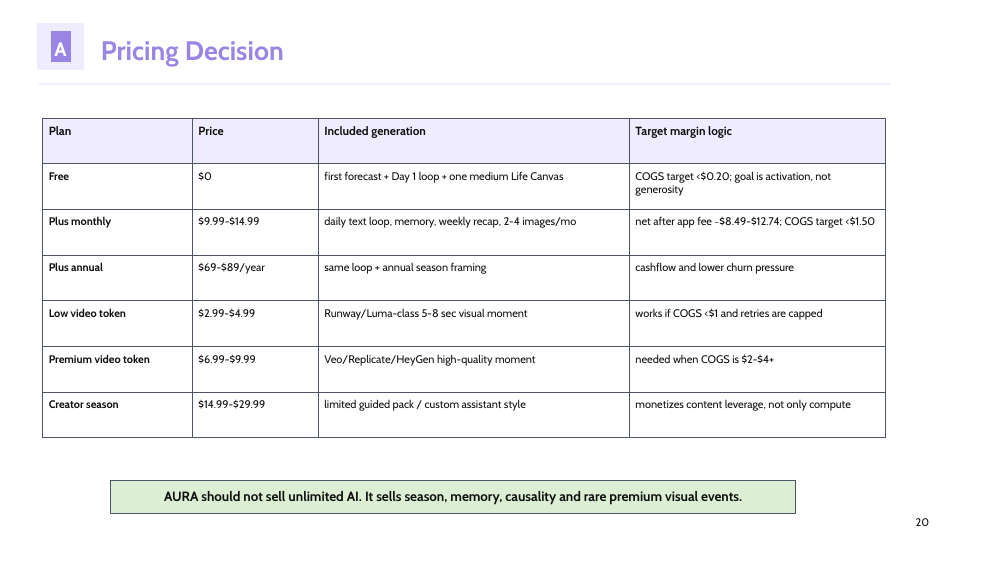
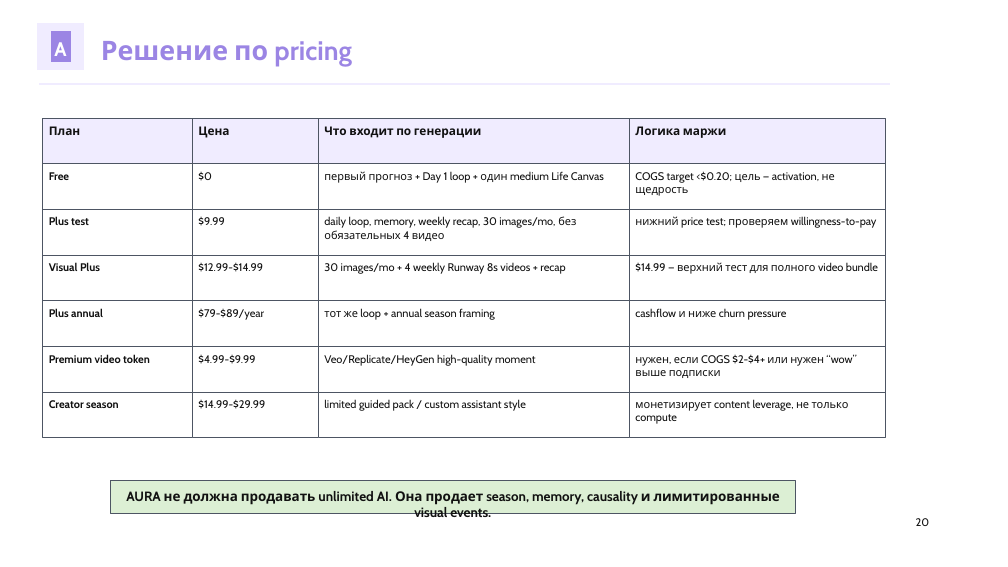
Before and after one commit to kirbudilov01/alina-research, a slide deck: slide 20 of output/pptx/AURA_TRENDVI_STYLE_DECK.pptx. Drawn at 1008x567 pixels with LibreOffice and Linux fonts; fonts in the diff are those of the drawing. Boxes give left, top, right and bottom in pixels: in the first picture for what was removed or moved away, otherwise in the second. Text is boxed around its words. In the diff, an @@ line names an element or a change of style, - is before the commit and + after.

Commit message:
Translate AURA deck to Russian and clarify pricing

```diff
--- a/output/pptx/AURA_TRENDVI_STYLE_DECK.pptx
+++ b/output/pptx/AURA_TRENDVI_STYLE_DECK.pptx
@@ text at (x1=101, y1=41, x2=352, y2=67): text changed @@
-Pricing Decision
+Решение по pricing
@@ text at (x1=49, y1=126, x2=81, y2=135): text changed @@
-Plan
+План
@@ text at (x1=198, y1=126, x2=229, y2=138): text changed @@
-Price
+Цена
@@ text at (x1=324, y1=126, x2=482, y2=138): text changed @@
-Included generation
+Что входит по генерации
@@ text at (x1=635, y1=126, x2=726, y2=138): text changed @@
-Target margin logic
+Логика маржи
@@ text at (x1=324, y1=171, x2=604, y2=183): text changed @@
-first forecast + Day 1 loop + one medium Life Canvas
+первый прогноз + Day 1 loop + один medium Life Canvas
@@ text at (x1=635, y1=171, x2=835, y2=196): text changed @@
-COGS target <$0.20; goal is activation, not generosity
+COGS target <$0.20; цель — activation, не щедрость
@@ text at (x1=49, y1=216, x2=89, y2=225): text changed @@
-Plus monthly
+Plus test
@@ text at (x1=198, y1=217, x2=224, y2=226): text changed @@
-$9.99-$14.99
+$9.99
@@ text at (x1=324, y1=216, x2=576, y2=241): text changed @@
-daily text loop, memory, weekly recap, 2-4 images/mo
+daily loop, memory, weekly recap, 30 images/mo, без обязательных 4 видео
@@ text at (x1=635, y1=216, x2=877, y2=228): text changed @@
-net after app fee ~$8.49-$12.74; COGS target <$1.50
+нижний price test; проверяем willingness-to-pay
@@ text at (x1=49, y1=262, x2=100, y2=271): text changed @@
-Plus annual
+Visual Plus
@@ text at (x1=198, y1=263, x2=263, y2=272): text changed @@
-$69-$89/year
+$12.99-$14.99
@@ text at (x1=324, y1=262, x2=565, y2=274): text changed @@
-same loop + annual season framing
+30 images/mo + 4 weekly Runway 8s videos + recap
@@ text at (x1=635, y1=262, x2=878, y2=274): text changed @@
-cashflow and lower churn pressure
+$14.99 — верхний тест для полного video bundle
@@ text at (x1=49, y1=308, x2=103, y2=317): text changed @@
-Low video token
+Plus annual
@@ text at (x1=198, y1=309, x2=264, y2=320): text changed @@
-$2.99-$4.99
+$79-$89/year
@@ text at (x1=324, y1=308, x2=495, y2=320): text changed @@
-Runway/Luma-class 5-8 sec visual moment
+тот же loop + annual season framing
@@ text at (x1=635, y1=308, x2=787, y2=320): text changed @@
-works if COGS <$1 and retries are capped
+cashflow и ниже churn pressure
@@ text at (x1=198, y1=355, x2=255, y2=364): text changed @@
-$6.99-$9.99
+$4.99-$9.99
@@ text at (x1=635, y1=354, x2=856, y2=378): text changed @@
-needed when COGS is $2-$4+
+нужен, если COGS $2-$4+ или нужен “wow” выше подписки
@@ text at (x1=635, y1=399, x2=849, y2=424): text changed @@
-monetizes content leverage, not only compute
+монетизирует content leverage, не только compute
@@ text at (x1=126, y1=491, x2=780, y2=521): text changed @@
-AURA should not sell unlimited AI. It sells season, memory, causality and rare premium visual events.
+AURA не должна продавать unlimited AI. Она продает season, memory, causality и лимитированные visual events.
```
Also in this commit, not shown: 35 other slides changed, 2 slides added, 2 slides removed, 4 other files.
